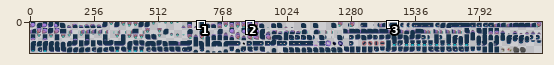
A sprite sheet gets an edit: public/images/spritesheet.png. The first picture is a wide view before the edit; the outline marks the close-up.
Close-up. Before:
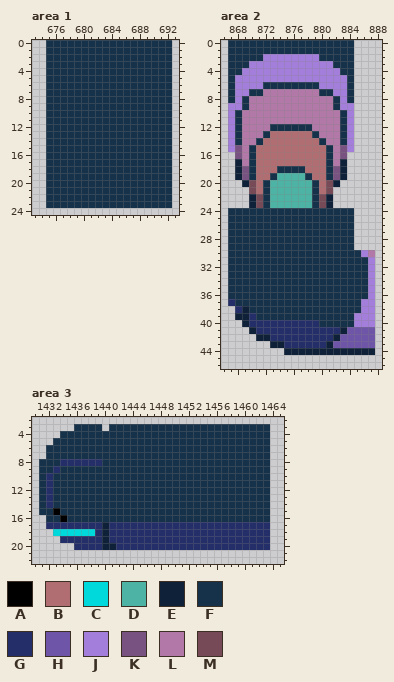
The file is 2040x122 pixels. Colours within 5 levels of each other are drawn and written as one. Shown: area 1: x 673..693, y 0..24; area 2: x 866..888, y 0..46; area 3: x 1430..1465, y 2..22. The commit also changed other parts of the picture, which this record leaves out.
Palette (. is transparent): A #000000  B #b16e72  C #00d9dc  D #4db3a5  E #0f2139  F #16314a  G #242e68  H #6e55a7  J #a47edb  K #785280  L #b279a8  M #774a57
Pixels before, area 1, first column x 675:
 0 FFFFFFFFFFFFFFFFFF
 1 FFFFFFFFFFFFFFFFFF
 2 FFFFFFFFFFFFFFFFFF
 3 FFFFFFFFFFFFFFFFFF
 4 FFFFFFFFFFFFFFFFFF
 5 FFFFFFFFFFFFFFFFFF
 6 FFFFFFFFFFFFFFFFFF
 7 FFFFFFFFFFFFFFFFFF
 8 FFFFFFFFFFFFFFFFFF
 9 FFFFFFFFFFFFFFFFFF
10 FFFFFFFFFFFFFFFFFF
11 FFFFFFFFFFFFFFFFFF
12 FFFFFFFFFFFFFFFFFF
13 FFFFFFFFFFFFFFFFFF
14 FFFFFFFFFFFFFFFFFF
15 FFFFFFFFFFFFFFFFFF
16 FFFFFFFFFFFFFFFFFF
17 FFFFFFFFFFFFFFFFFF
18 FFFFFFFFFFFFFFFFFF
19 FFFFFFFFFFFFFFFFFF
20 FFFFFFFFFFFFFFFFFF
21 FFFFFFFFFFFFFFFFFF
22 FFFFFFFFFFFFFFFFFF
23 FFFFFFFFFFFFFFFFFF
Pixels before, area 2, first column x 867:
 0 FFFFFFFFFFFFFFFFFF...
 1 FFFFFFFFFFFFFFFFFF...
 2 FFFFFJJJJJJJJFFFFF...
 3 FFFJJJJJJJJJJJJFFF...
 4 FFJJJJJJJJJJJJJJFF...
 5 FJJJJJJJJJJJJJJJJF...
 6 FJJJJFFFFFFFFJJJJF...
 7 FJJFFLLLLLLLLFFJJF...
 8 FJFLLLLLLLLLLLLFJF...
 9 JJFLLLLLLLLLLLLFJJ...
10 JFLLLLLLLLLLLLLLFJ...
11 JFLLLLLLLLLLLLLLFJ...
12 JFLLLLFFFFFFLLLLFJ...
13 JFLLLFBBBBBBFLLLFJ...
14 JFLLFBBBBBBBBFLLFJ...
15 JKLFBBBBBBBBBBFLKJ...
16 .KLFBBBBBBBBBBFLK....
17 .ELFBBBBBBBBBBFLE....
18 .EKFBBBFFFFBBBFKE....
19 .EKFBBFDDDDFBBFKE....
20 ..EMBFDDDDDDFBME.....
21 ...MBFDDDDDDFBM......
22 ...EMFDDDDDDFME......
23 ...EMFDDDDDDFME......
24 FFFFFFFFFFFFFFFFFF...
25 FFFFFFFFFFFFFFFFFF...
26 FFFFFFFFFFFFFFFFFF...
27 FFFFFFFFFFFFFFFFFF...
28 FFFFFFFFFFFFFFFFFF...
29 FFFFFFFFFFFFFFFFFF...
30 FFFFFFFFFFFFFFFFFFFJL
31 FFFFFFFFFFFFFFFFFFFFJ
32 FFFFFFFFFFFFFFFFFFFFJ
33 FFFFFFFFFFFFFFFFFFFFJ
34 FFFFFFFFFFFFFFFFFFFFJ
35 FFFFFFFFFFFFFFFFFFFFJ
36 FFFFFFFFFFFFFFFFFFFFJ
37 GFFFFFFFFFFFFFFFFFFJJ
38 .GEFFFFFFFFFFFFFFFFJJ
39 .EEGFFFFFFFFFFFFFFJJJ
40 ..EGGGGGGGGGGFFFFFJJJ
41 ...EGGGGGGGGGGGGEHHHH
42 ....EEGGGGGGGGGEHHHHH
43 ......EEGGGGGGEHHHHHH
44 ........EEEEEEEEEEEEE
Pixels before, area 3, first column x 1431:
 3 .....FFFF.FFFFFFFFFFFFFFFFFFFFFFF
 4 ...FFFFFFFFFFFFFFFFFFFFFFFFFFFFFF
 5 ..FFFFFFFFFFFFFFFFFFFFFFFFFFFFFFF
 6 .FFFFFFFFFFFFFFFFFFFFFFFFFFFFFFFF
 7 .FFFFFFFFFFFFFFFFFFFFFFFFFFFFFFFF
 8 FFFGGGGGGFFFFFFFFFFFFFFFFFFFFFFFF
 9 FFGFFFFFFFFFFFFFFFFFFFFFFFFFFFFFF
10 FGFFFFFFFFFFFFFFFFFFFFFFFFFFFFFFF
11 FGFFFFFFFFFFFFFFFFFFFFFFFFFFFFFFF
12 FGFFFFFFFFFFFFFFFFFFFFFFFFFFFFFFF
13 FGFFFFFFFFFFFFFFFFFFFFFFFFFFFFFFF
14 FGFFFFFFFFFFFFFFFFFFFFFFFFFFFFFFF
15 FFAFFFFFFFFFFFFFFFFFFFFFFFFFFFFFF
16 .FFAFFFFFFFFFFFFFFFFFFFFFFFFFFFFF
17 .GGGGGGGGEGGGGGGGGGGGGGGGGGGGGGGG
18 ..CCCCCCGEGGGGGGGGGGGGGGGGGGGGGGG
19 ...GGGGGGEGGGGGGGGGGGGGGGGGGGGGGG
20 .....GGGGEEGGGGGGGGGGGGGGGGGGGGGG
And afterwards:
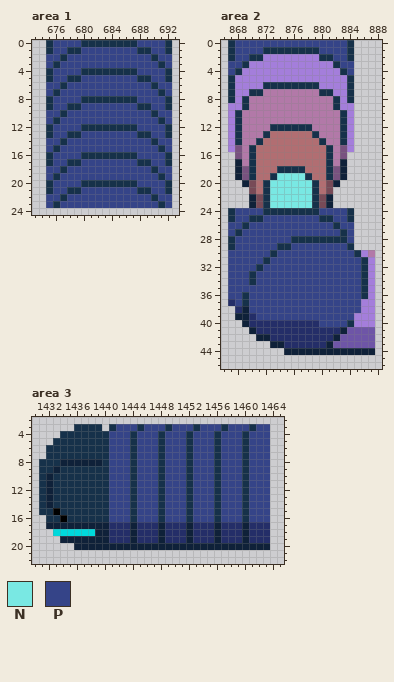
Colours new in this view: N #79e8e3  P #354488
What changed:
Area 1:
Colour P replaces colour F in row 0 at x 676 to 679 and 688 to 691; in row 1 at x 676 to 677, 680 to 687 and 690 to 691; in row 2 at x 675 to 676, 678 to 689 and 691 to 692; in row 3 at x 675, 677 to 690 and 692; in row 4 at x 676 to 679 and 688 to 691; in row 5 at x 676 to 677, 680 to 687 and 690 to 691.
Colour P replaces colour F in row 6 at x 675 to 676, 678 to 689 and 691 to 692; in row 7 at x 675, 677 to 690 and 692; in row 8 at x 676 to 679 and 688 to 691; in row 9 at x 676 to 677, 680 to 687 and 690 to 691; in row 10 at x 675 to 676, 678 to 689 and 691 to 692; in row 11 at x 675, 677 to 690 and 692.
Colour P replaces colour F in row 12 at x 676 to 679 and 688 to 691; in row 13 at x 676 to 677, 680 to 687 and 690 to 691; in row 14 at x 675 to 676, 678 to 689 and 691 to 692; in row 15 at x 675, 677 to 690 and 692; in row 16 at x 676 to 679 and 688 to 691; in row 17 at x 676 to 677, 680 to 687 and 690 to 691.
Colour P replaces colour F in row 18 at x 675 to 676, 678 to 689 and 691 to 692; in row 19 at x 675, 677 to 690 and 692; in row 20 at x 676 to 679 and 688 to 691; in row 21 at x 676 to 677, 680 to 687 and 690 to 691; in row 22 at x 675 to 676, 678 to 689 and 691 to 692; in row 23 at x 675, 677 to 690 and 692.
Area 2:
Colour N replaces colour D in row 19 at x 874 to 877; in rows 20 to 23 at x 873 to 878.
Colour P replaces colour F in row 0 at x 868 to 883; in row 1 at x 868 to 871 and 880 to 883; in row 2 at x 868 to 869 and 882 to 883; in row 3 at x 867 to 868 and 883 to 884; in row 4 at x 867 and 884; in row 24 at x 868 to 871 and 880 to 883.
Colour P replaces colour F in row 25 at x 868 to 869, 872 to 879 and 882 to 883; in row 26 at x 867 to 868, 870 to 881 and 883 to 884; in row 27 at x 867, 869 to 882 and 884; in row 28 at x 868 to 875 and 884; in row 29 at x 868 to 873 and 876 to 883; in row 30 at x 867 to 872 and 874 to 884.
Colour P replaces colour F in row 31 at x 867 to 871 and 873 to 885; in row 32 at x 867 to 870 and 872 to 885; in rows 33 to 34 at x 867 to 869 and 871 to 885; in row 35 at x 867 to 885; in row 36 at x 867 to 868 and 870 to 885; in row 37 at x 868 and 870 to 885.
Colour P replaces colour F in row 38 at x 870 to 885; in row 39 at x 871 to 884; in row 40 at x 880 to 883.
Area 3:
Colour E replaces colour G in row 8 at x 1434 to 1439; in row 9 at x 1433; in rows 10 to 14 at x 1432; in row 17 at x 1432 to 1439, 1444, 1448, 1452, 1456 and 1460; in row 18 at x 1439, 1444, 1448, 1452, 1456 and 1460; in row 19 at x 1434 to 1439, 1444, 1448, 1452, 1456 and 1460.
Colour E replaces colour G in row 20 at x 1436 to 1439 and 1442 to 1463.
Colour P replaces colour F in row 3 at x 1442 to 1444, 1446 to 1448, 1450 to 1452, 1454 to 1456, 1458 to 1460 and 1462 to 1463; in rows 4 to 16 at x 1441 to 1443, 1445 to 1447, 1449 to 1451, 1453 to 1455, 1457 to 1459 and 1461 to 1463.
Boxes around the changes in both close-ups, in picture pixels (x1, y1, x2, y2):
changed: (46, 40, 172, 208)
changed: (228, 40, 354, 75)
changed: (228, 173, 361, 327)
changed: (46, 424, 270, 550)
